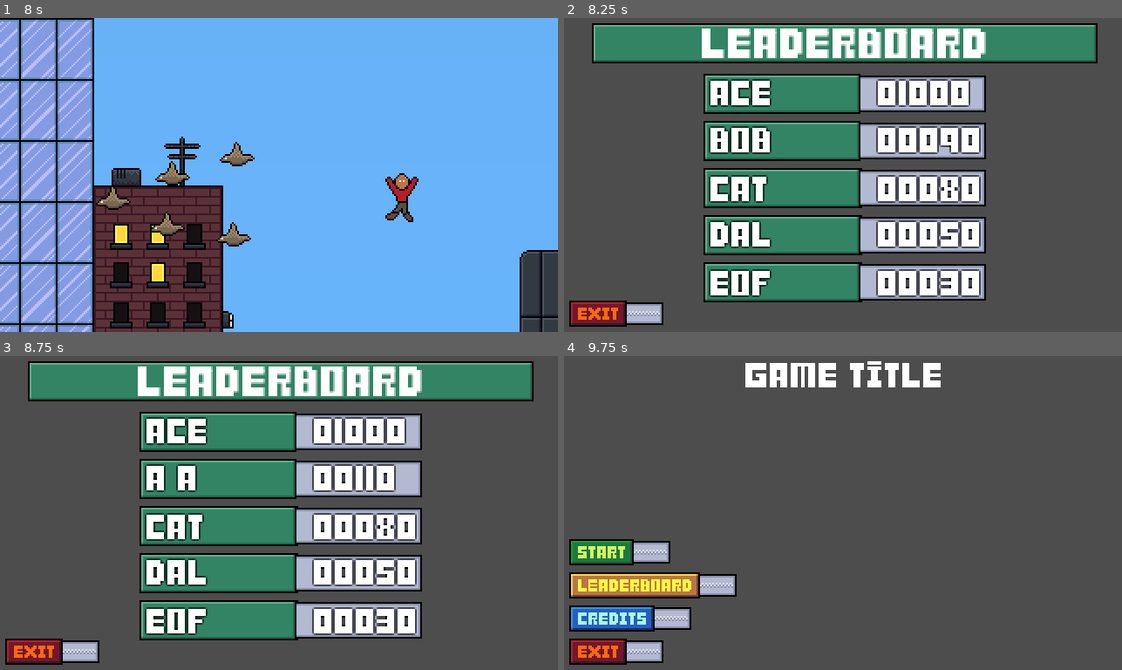
Above: before the commit, frames 1-4 (two rows, left to right).
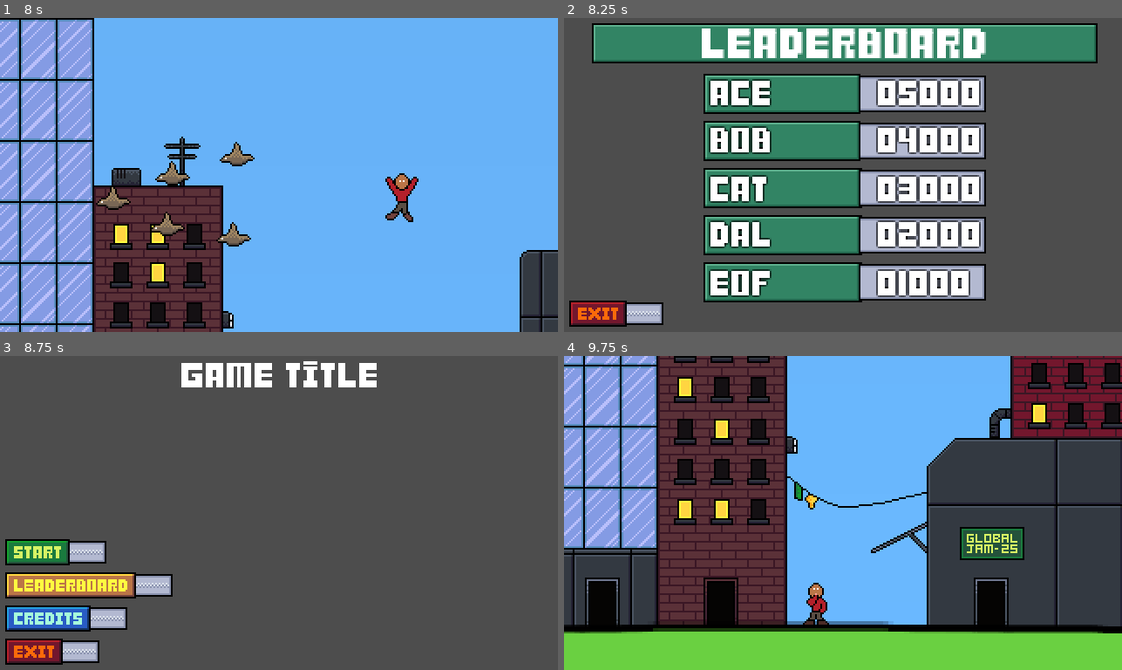
Above: after the commit, the same moments.

Repository: eagle-eye-scouter/GGJ_BubbleBlowing
Game: Godot game, scene res://scenes/main_menu.tscn
Same seed, same stepped clock (60 frames per second), same inputs: the game is played once before the commit and once after it.
Inputs (mouse positions are in pixels of both pictures, inside the frame that each line leads up to):
- Up to frame 1 (8 s): click (89, 247) at 0.5 s; click (50, 313) at 1.25 s; click (89, 212) at 2 s; tap Enter (ui_accept) at 2.75, 3.02, 3.77, 4.25, 5.27, 6.02, 6.77 s; hold D (player_right) 2.78-3.53 s; hold Space (player_breath) 2.78-3.53 s; hold S (player_down) 3.53-4.28 s; tap Space (player_breath) at 3.6, 5.1, 6.6 s; hold D (player_right) 4.28-5.03 s; hold Space (player_breath) 4.28-5.03 s; hold W (player_up) 5.03-5.78 s; hold Space (player_breath) 5.78-6.53 s; hold A (player_left) 5.78-7.28 s; hold S (player_down) from 7.28 s (still down); hold Space (player_breath) from 7.28 s (still down)
- Up to frame 2 (8.25 s): release S (player_down) at 8.03 s; release Space (player_breath) at 8.03 s; hold D (player_right) from 8.03 s (still down); tap Space (player_breath) at 8.1 s
- Up to frame 3 (8.75 s): keep holding D (player_right); tap Enter (ui_accept) at 8.27 s
- Up to frame 4 (9.75 s): release D (player_right) at 8.75 s; click (653, 550) at 8.77 s; tap Enter (ui_accept) at 9.5 s; hold W (player_up) from 9.53 s (still down); hold Space (player_breath) from 9.53 s (still down)

Frame 1 is identical in both runs. In frame 2, 1.5% of the frame differs, in the area x 59-75%, y 19-89%; in frame 3, 45%; in frame 4, 99%, in the area x 0-100%, y 0-100%.
Error in both runs: Invalid call. Nonexistent function 'update_name' in base 'Nil'. (res://scripts/scoreboard.gd:155)

Commit message:
Fixed issue with entryless scores

Diff:
--- a/scripts/scoreboard.gd
+++ b/scripts/scoreboard.gd
@@ -180,10 +180,11 @@
 	update_display()
 
 func _on_texture_button_pressed() -> void:
-	flash_timer.paused = true
-	flash_timer.stop()
-	toggle_letter(true)
-	update_display()
-	entry = null
-	update_board()
+	if (entry != null):
+		flash_timer.paused = true
+		flash_timer.stop()
+		toggle_letter(true)
+		update_display()
+		entry = null
+		update_board()
 	get_tree().change_scene_to_file("res://scenes/main_menu.tscn") # Exit screen
